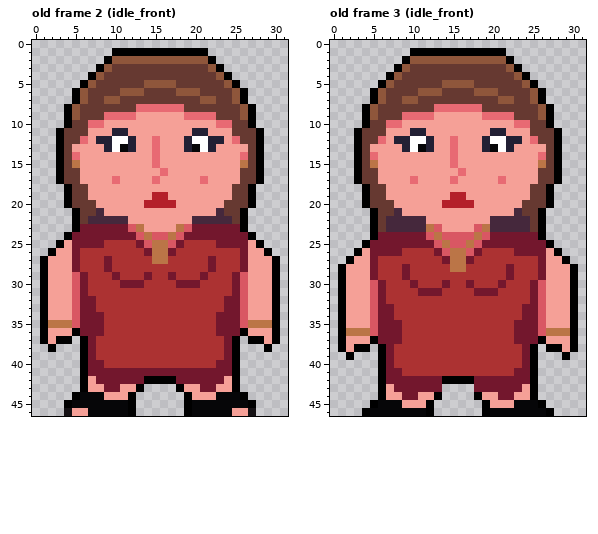
One commit to this pixel-art file: Assets/Characters/Worker/worker.aseprite. The picture above was drawn from the file before the commit.
32x47 pixels, 5 frames. Shown: old frame 2 (idle_front), old frame 3 (idle_front). The commit also changed other frames, which this record leaves out.
The same view after the edit:
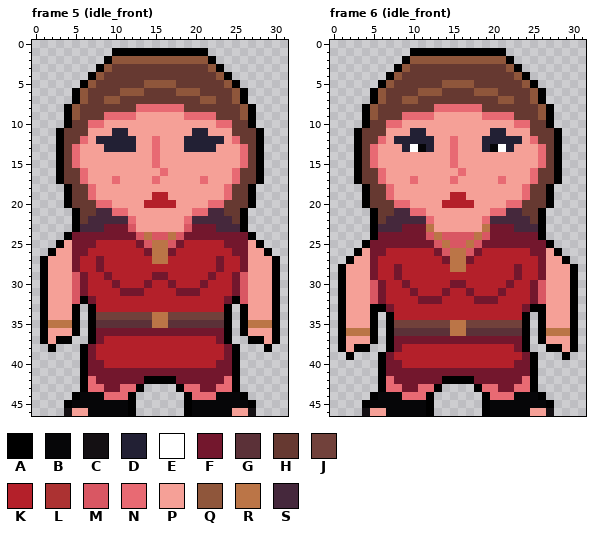
Palette (. is transparent): A #000000  B #060608  C #141013  D #222034  E #ffffff  F #73172d  G #5b3138  H #663931  J #71413b  K #b4202a  L #ac3232  M #d95763  N #e86a73  P #f5a097  Q #8f563b  R #bb7547  S #45283c
A new or re-ordered frame is compared with the old frame closest to it.
Change:
frames 5 -> 30
layer "Clothes" removed
frames re-ordered
Changed rows in their new state; - is an unchanged pixel.
Frame 5 (idle_front) against old frame 2 (idle_front):
first column x 5:
12 -----DD--------DD-----
13 N----DD--------DD----N
15 N--------------------N
16 -N------------------N-
17 -N------------------N-
18 --N----------------N--
19 --N----------------N--
20 ---NN------------NN---
21 ----SNN--------NNS----
22 -------N------N-------
23 -SSS----P----P----SSS-
25 ---KKKKK------KKKKK---
26 -FKKKKKKK----KKKKKKKF-
27 -KKFKKKKKK--KKKKKKFKK-
28 -KKFKKKKKKKKKKKKKKFKK-
29 --KKFKKKKKFFKKKKKFKK--
30 --KKKFKKKFKKFKKKFKKK--
31 --KKKKFFFKKKKFFFKKKK--
32 -A-KKKKKKKKKKKKKKKK-A-
33 A.AKKKKKKKKKKKKKKKKA.A
34 A.AJJJJJJJRRJJJJJJJA.A
35 A.AGGGGGGGRRGGGGGGGA.A
36 -.A-FFFFFFFFFFFFFF-A.-
37 -.AFKKKKKKKKKKKKKKFA.-
38 ---KKKKKKKKKKKKKKKK---
39 ---KKKKKKKKKKKKKKKK---
40 ----KKKKKKKKKKKKKK----
42 --N----------------N--
43 --NN--NN------NN--NN--
44 ----NNN--------NNN----
Frame 6 (idle_front) is new; against old frame 3 (idle_front):
first column x 4:
12 ------DD--------DD------
13 -N--------------------N-
15 -N--------------------N-
16 --N------------------N--
17 --N------------------N--
18 ---N----------------N---
19 ---N----------------N---
20 ----NN------------NN----
21 -----SNN--------NNS-----
22 --------N------N--------
23 --S--FFF-P----P-FFF--S--
26 ---KKKKKK------KKKKKK---
27 --KKKKKKKK----KKKKKKKK--
28 --KKFKKKKKK--KKKKKKFKK--
29 --KKFKKKKKKKKKKKKKKFKK--
30 ---KKFKKKKKFFKKKKKFKK---
31 ---KKKFKKKFKKFKKKFKKK---
32 ---KKKKFFFKKKKFFFKKKK---
33 -AA-KKKKKKKKKKKKKKKK-AA-
34 -A.AKKKKKKKKKKKKKKKKA.A-
35 -A.AJJJJJJJRRJJJJJJJA.A-
36 -A.AGGGGGGGRRGGGGGGGA.A-
37 --.A-FFFFFFFFFFFFFF-A.--
38 --.AFKKKKKKKKKKKKKKFA.--
39 ----KKKKKKKKKKKKKKKK----
40 ----FKKKKKKKKKKKKKKF----
41 -----FFFFFFFFFFFFFF-----
42 ---N----------------N---
43 ---NN--NNA----ANN--NN---
44 -ABBBNNNA.----.ANNNBBBA-
45 AB---BBB--------BBB---BA
46 CPP------------------PPC
Changed places in both pictures, as pixel boxes (x1, y1, x2, y2):
changed: (72, 136, 248, 400)
changed: (362, 136, 554, 416)
